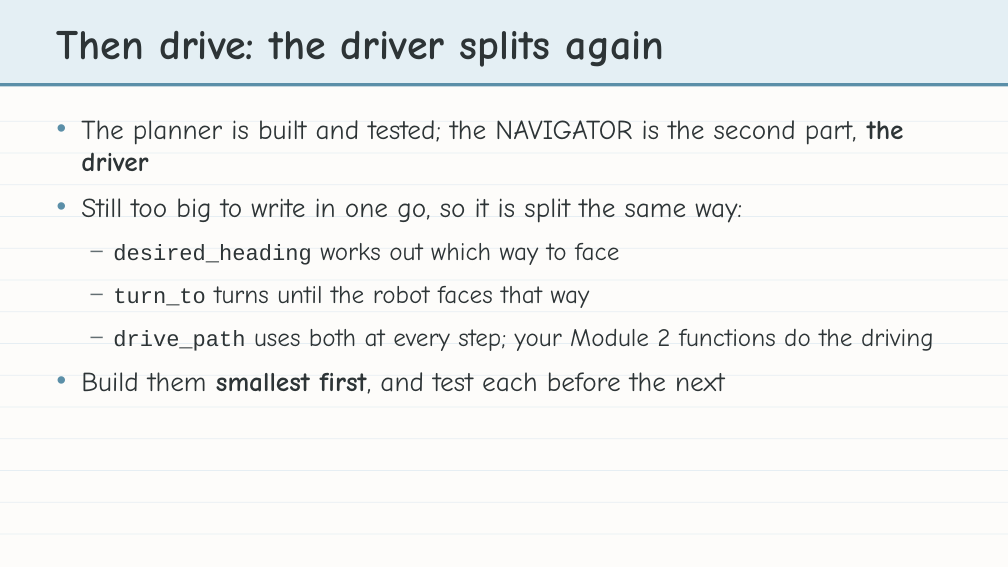
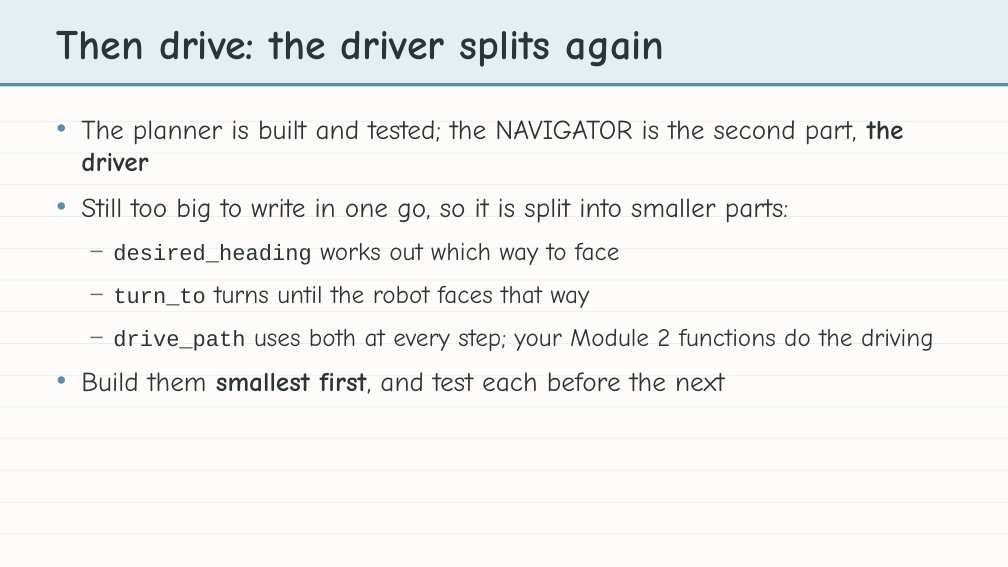
Before and after one commit to bradamiller/LearningPython, a slide deck: slide 12 of static/slides/module-04-manhattan/module-4-lesson-07-the-challenge-of-turning.pptx. Drawn at 1008x567 pixels with LibreOffice and Linux fonts; fonts in the diff are those of the drawing. Boxes give left, top, right and bottom in pixels: in the first picture for what was removed or moved away, otherwise in the second. Text is boxed around its words. In the diff, an @@ line names an element or a change of style, - is before the commit and + after.

```diff
--- a/static/slides/module-04-manhattan/module-4-lesson-07-the-challenge-of-turning.pptx
+++ b/static/slides/module-04-manhattan/module-4-lesson-07-the-challenge-of-turning.pptx
@@ text at <box>81,198,789,223</box>: text changed @@
-• Still too big to write in one go, so it is split the same way:
+• Still too big to write in one go, so it is split into smaller parts:
```
Also in this commit, not shown: 6 other files.
